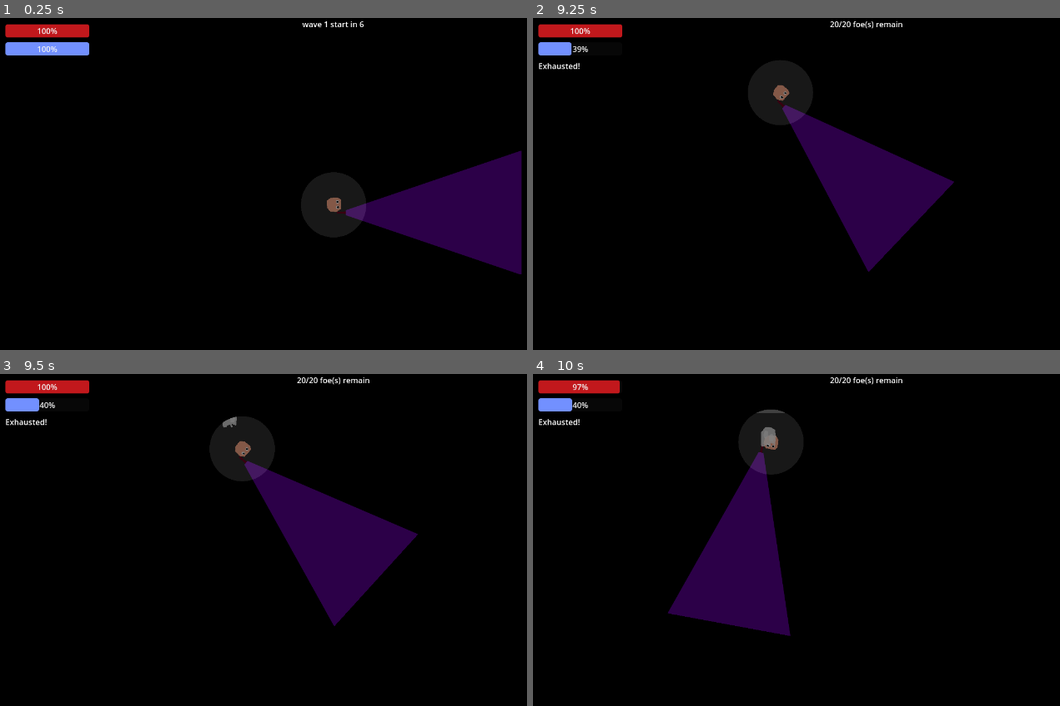
Above: before the commit, frames 1-4 (two rows, left to right).
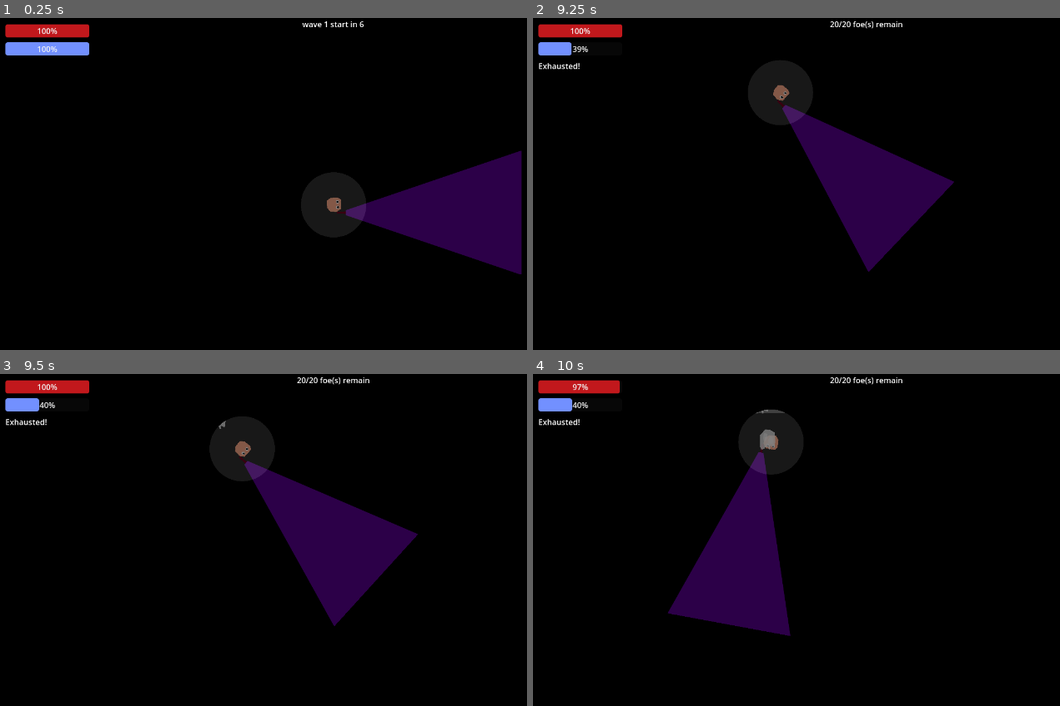
Above: after the commit, the same moments.

Repository: mncc8337/blashout
Game: Godot game, scene res://scenes/main.tscn
The game is run twice, just before and just after one commit, with the same random seed, the same clock (stepped at 60 frames per second) and the same inputs.
Inputs (mouse positions are in pixels of both pictures, inside the frame that each line leads up to):
- Up to frame 1 (0.25 s): no input
- Up to frame 2 (9.25 s): move the mouse to (833, 280) at 0.52 s; hold Shift (run) 0.53-1.28 s; hold W (up) 0.53-2.03 s; move the mouse to (outside the picture) at 1.27 s; tap Shift (run) every 1.5 s from 1.35 to 8.85 s; tap Enter at 2 s; move the mouse to (664, 147) at 2.02 s; hold Shift (run) 2.03-2.78 s; hold A (left) 2.03-3.53 s; move the mouse to (901, 203) at 2.77 s; move the mouse to (764, 110) at 3.52 s; hold S (down) 3.53-4.28 s; hold Shift (run) 3.53-4.28 s; move the mouse to (1012, 187) at 4.27 s; hold D (right) 4.28-5.03 s; move the mouse to (733, 223) at 5.02 s; hold W (up) 5.03-5.78 s; hold Shift (run) 5.03-5.78 s; move the mouse to (933, 124) at 5.77 s; hold D (right) 5.78-8.03 s; move the mouse to (833, 280) at 6.52 s; hold Shift (run) 6.53-7.28 s; move the mouse to (outside the picture) at 7.27 s; move the mouse to (664, 147) at 8.02 s; hold S (down) 8.03-8.78 s; hold Shift (run) 8.03-8.78 s; move the mouse to (901, 203) at 8.77 s; hold A (left) from 8.78 s (still down)
- Up to frame 3 (9.5 s): keep holding A (left)
- Up to frame 4 (10 s): move the mouse to (764, 466) at 9.52 s; release A (left) at 9.53 s; hold W (up) from 9.53 s (still down); hold Shift (run) from 9.53 s (still down)

Frames 1-2 are identical in both runs. In frame 3, less than 0.1% of the frame differs, in the area x 41-45%, y 12-17%; in frame 4, less than 0.1%, in the area x 42-47%, y 10-23%.

Commit message:
balance patch 2

Diff:
--- a/scripts/main.gd
+++ b/scripts/main.gd
@@ -7,7 +7,7 @@
 @onready var foe_model = preload("res://scenes/foe.tscn")
 @onready var grave_model = preload("res://scenes/grave.tscn")
 var foe_attack_dmg_max:float = 10
-var foe_speed_max:float = 1000.0
+var foe_speed_max:float = 1300.0
 var foe_health_max:float = 100
 var foe_attack_cooldown_max:float = 1.5
 
@@ -46,11 +46,11 @@
 	elif skill == SKILL.LARGER_LIGHT:
 		info[0] = "larger light"
 		info[1] = "res://imgs/skillimg.png"
-		info[2] = "make your light reach 5% further"
+		info[2] = "make your light reach 7% further"
 	elif skill == SKILL.RUNNER:
 		info[0] = "runner"
 		info[1] = "res://imgs/skillimg.png"
-		info[2] = "increase your stamina by 7%"
+		info[2] = "increase your stamina and your base speed by 7%"
 	elif skill == SKILL.MEDIC:
 		info[0] = "medic"
 		info[1] = "res://imgs/skillimg.png"
@@ -75,12 +75,13 @@
 	elif skill == SKILL.STRONGER_LIGHT:
 		$player.max_attack_dmg *= 1.1
 	elif skill == SKILL.LARGER_LIGHT:
-		$player.get_node("flashlight").scale.x *= 1.05
+		$player.get_node("flashlight").scale.x *= 1.07
 		if $player.get_node("flashlight").scale.x >= 0.5:
 			$player.get_node("flashlight").scale.x = 0.5
 			skilllist.erase(SKILL.LARGER_LIGHT)
 	elif skill == SKILL.RUNNER:
 		$player.max_stamina *= 1.07
+		$player.SPEED *= 1.07
 	elif skill == SKILL.MEDIC:
 		$player.get_node("healing_timer").wait_time *= 0.95
 		if $player.get_node("healing_timer").wait_time < 10:
@@ -135,8 +136,7 @@
 		$foe_spawn_timer.wait_time *= 0.95
 	if foe_attack_dmg_max < 30:
 		foe_attack_dmg_max *= 1.05
-	if foe_speed_max < 1500:
-		foe_speed_max *= 1.05
+	foe_speed_max *= 1.01
 	foe_health_max *= 1.05
 	if foe_attack_cooldown_max > 0.5:
 		foe_attack_cooldown_max *= 0.95
